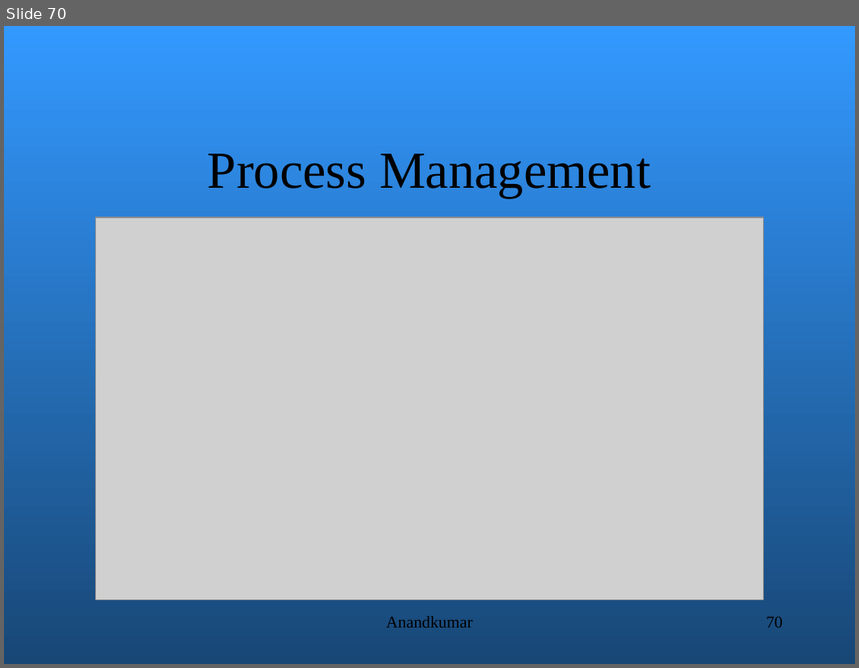
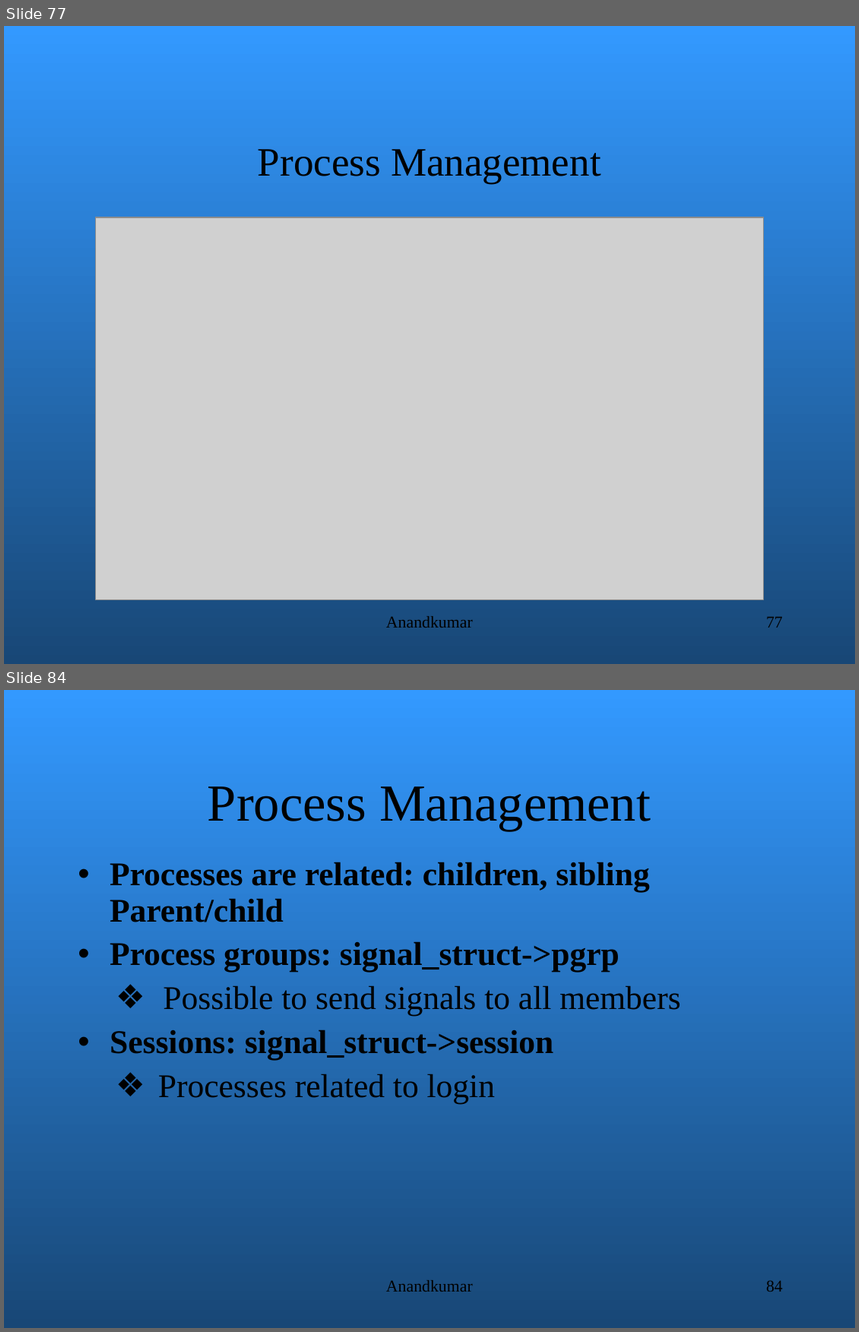
Before and after one commit to amitsagargowda/LinuxKernelDevelopment, a slide deck: Kernel_programming.ppt. Shown one above the other, each under a label of ours: slide 70 before the commit, slides 77 and 84 after it; the slides between them are not shown. The pictures are 859x668 and 859x1332 pixels, drawn with LibreOffice and Linux fonts; fonts in the diff are those of the drawing; grey boxes stand for pictures; background and template pictures are left out. Boxes give left, top, right and bottom in pixels: in the first picture for what was removed or moved away, otherwise in the second. Text is boxed around its words. In the diff, an @@ line names an element or a change of style, - is before the commit and + after.

```diff
--- a/Kernel_programming.ppt
+++ b/Kernel_programming.ppt
@@ slide 84 added at <box>4,690,855,1328</box>, background gradient #3399FF to #184776 @@
@@ text added at <box>208,787,651,831</box>, 44 pt, text #000000 @@
+Process Management
@@ text added at <box>110,862,680,1104</box>, 28 pt, text #000000, bold @@
+  • Processes are related: children, sibling Parent/child
+  • Process groups: signal_struct->pgrp
+    ❖ Possible to send signals to all members
+  • Sessions: signal_struct->session
+    ❖ Processes related to login
@@ text added at <box>386,1281,473,1292</box>, 14 pt, text #000000 @@
+Anandkumar
@@ page number added at <box>766,1281,783,1292</box>, 14 pt, text #000000 @@
+84
@@ what was slide 70 is now slide 77 @@
@@ slide 77 changed as well @@
@@ text "Process Management" at <box>258,149,601,184</box>: size 44 to 34.1 pt @@
@@ page number at <box>766,617,783,628</box>: text changed @@
-70
+77
```
Also in this commit, not shown: 19 other slides changed, 19 other slides added, 2 other files.
